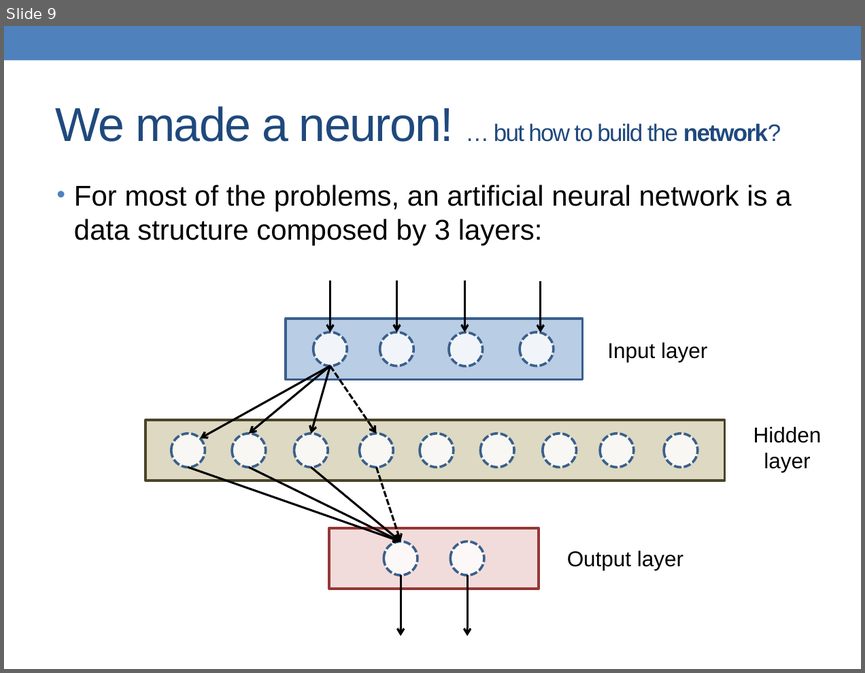
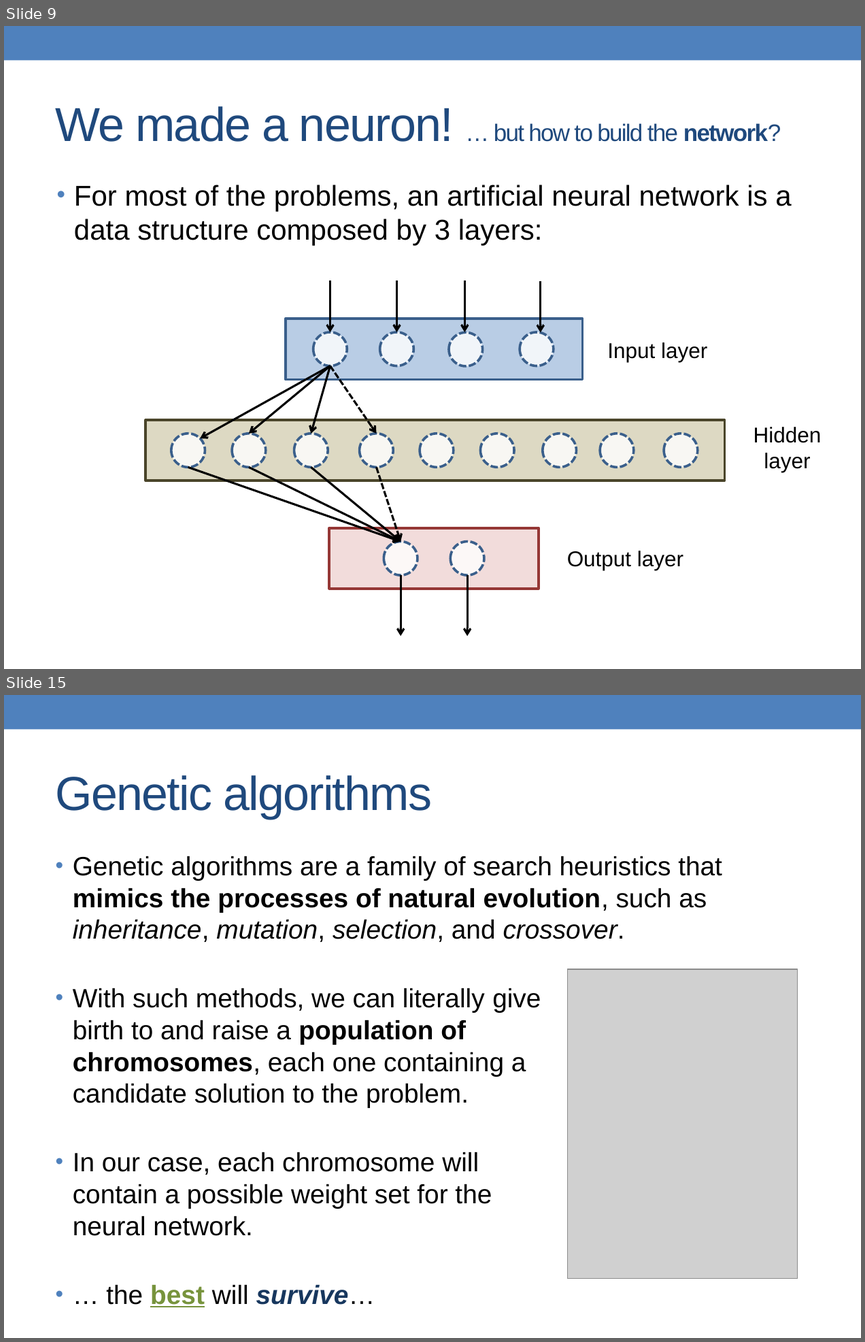
Before and after one commit to alessandrofrancesconi/carwin, a slide deck: presentation.pptx. Shown one above the other, each under a label of ours: slide 9 before the commit, slides 9 and 15 after it; the slides between them are not shown. The pictures are 865x673 and 865x1342 pixels, drawn with LibreOffice and Linux fonts; fonts in the diff are those of the drawing; grey boxes stand for pictures. Boxes give left, top, right and bottom in pixels: in the first picture for what was removed or moved away, otherwise in the second. Text is boxed around its words. In the diff, an @@ line names an element or a change of style, - is before the commit and + after.

```diff
--- a/presentation.pptx
+++ b/presentation.pptx
@@ slide 15 added at (x1=4, y1=695, x2=861, y2=1338), background #FFFFFF; not listed: 1 template element that a slide beside it also shows @@
@@ title added at (x1=56, y1=775, x2=432, y2=819), 40 pt, text #1F497D @@
+Genetic algorithms
@@ text added at (x1=73, y1=856, x2=722, y2=1307), 22.2 pt, text #000000 @@
+• Genetic algorithms are a family of search heuristics that mimics the processes of natural evolution, such as inheritance, mutation, selection, and crossover.
+• With such methods, we can literally give
+  birth to and raise a population of
+  chromosomes, each one containing a
+  candidate solution to the problem.
+• In our case, each chromosome will
+  contain a possible weight set for the
+  neural network.
+• … the best will survive…
@@ picture added at (x1=567, y1=969, x2=797, y2=1278) @@
```
Also in this commit, not shown: 6 slides changed, 9 other slides added, 8 other files.
